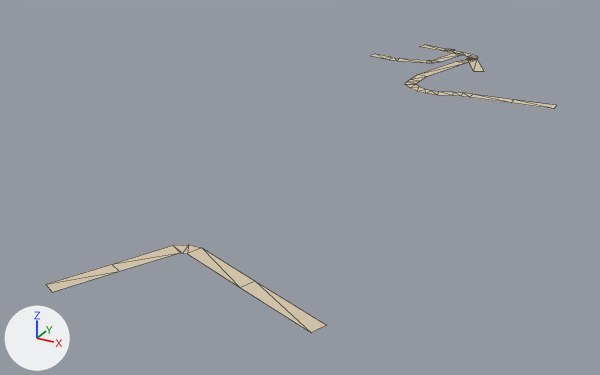
What one commit did to the glTF model public/assets/bengaluru-region-v1/tiles/t44_-40-l1.glb.
Both versions are drawn from a 50 mm lens placed at (22439.0, -20005.0, 134.0), pointed at (22270.0, -19697.0, -20.0). Every picture has the same lights, and +X, +Y and +Z are marked at lower left. The picture after the commit comes second. Mesh edges are drawn as thin lines.

The first picture shows 'ground'.
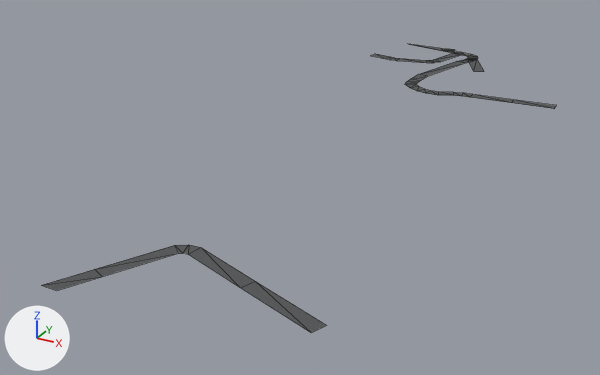
Boxes (x1, y1, x2, y2) around the edits, measured in the pictures (600 x 375 px; the box of a moved part takes in the faces that stretch with it):
'ground', reshaped
    before: (46, 45, 556, 333)
    after: (41, 44, 556, 333)
part 1 of me_ground, moved or reshaped
    before: (46, 246, 180, 292)
    after: (41, 245, 178, 291)
part 2 of me_ground, reshaped
    before: (420, 45, 447, 52)
    after: (409, 44, 447, 52)
part 3 of me_ground, recoloured
    both: (46, 48, 556, 333)

The change in detail:
me_ground is used by ob_ground; location (22000.0, -20000.0, 0.0).
Verts and faces of me_ground; kept vertices keep their numbers, new ones are numbered from 84.
Before the commit, vertices of me_ground: 0 (259.0, 156.0, 1.0) at pixel (45, 284), 1 (265.0, 154.0, 1.0) at pixel (52, 292), 2 (269.0, 176.0, 1.0) at pixel (111, 264), 3 (274.0, 174.0, 1.0) at pixel (119, 271).
Before the commit, vertices of me_ground: 56 (271.0, 492.0, 1.0) at pixel (445, 51), 58 (251.0, 497.0, 1.0) at pixel (419, 46), 59 (253.0, 503.0, 1.0) at pixel (424, 44).
me_ground had 84 vertices, 74 faces and spanned x 233.0..358.0, y 154.0..503.0, z 1.0.
me_ground now has 86 vertices, 76 faces and spans x 233.0..358.0, y 155.0..500.0, z 1.0.
Part 1, on me_ground:
Vertex 0 moves to (259.0, 155.0, 1.0), pixel (41, 285).
Vertex 1 moves to (265.0, 155.0, 1.0), pixel (56, 290).
Vertex 3 moves to (272.0, 168.0, 1.0), pixel (102, 276).
Vertex 2 moves to (266.0, 171.0, 1.0), pixel (94, 269).
Part 2, on me_ground:
Vertices deleted: 58 (with the faces that use them).
Vertex 59 moves to (264.0, 500.0, 1.0), pixel (440, 48).
New vertex 84 is at (244.0, 500.0, 1.0), pixel (410, 44).
New vertex 85 is at (244.0, 499.0, 1.0), pixel (409, 44).
New vertex 86 is at (242.0, 500.0, 1.0), pixel (407, 43).
New faces: (56, 59, 84), (56, 84, 85), (84, 86, 85).
me_ground part 3: 73 kept faces spanning x 233.0..358.0, y 155.0..500.0, z 1.0 get new vertex colours; the middle colour goes from beige #d7c9ae to dark grey #535556.
